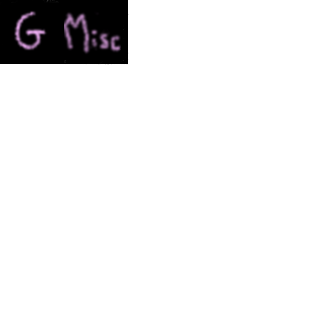
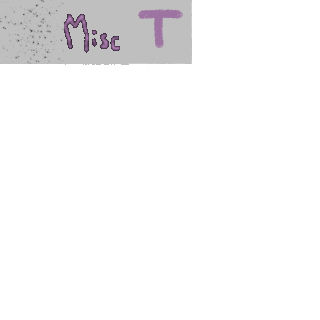
Before/after of a 320×320 layered artwork. What changed in the layer stack:
added layer "tram" above "Misc" over [29, 0, 192, 65]
renamed "2" to "Misc", painted on it over [0, 0, 192, 65]
renamed "1" to "grnd", painted on it over [0, 0, 192, 65]
